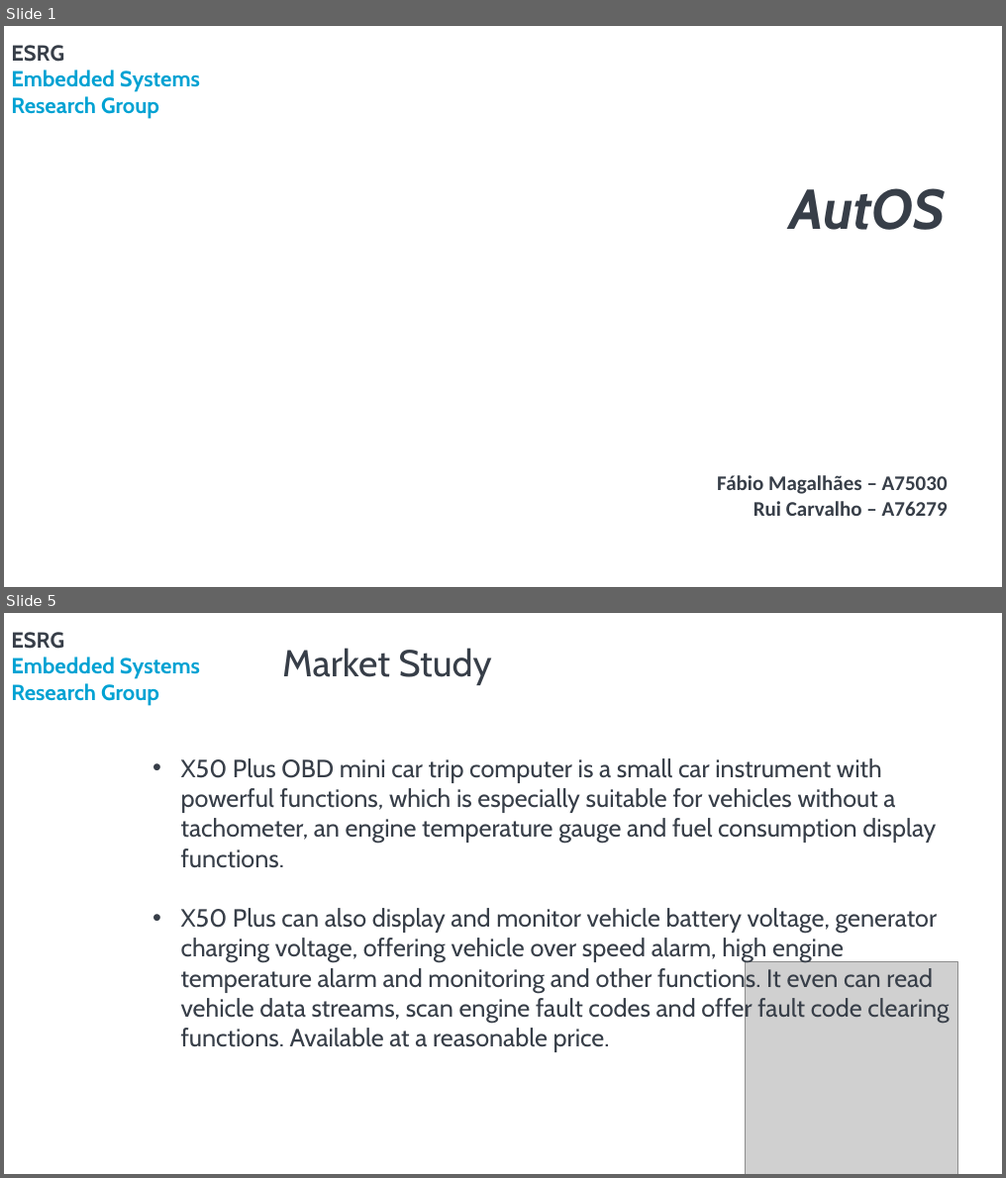
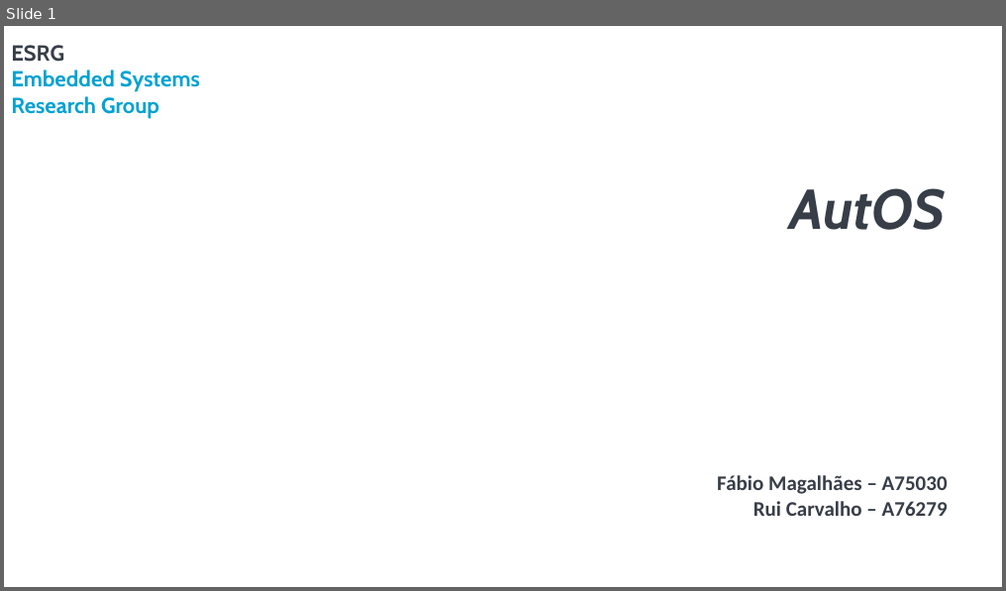
Before and after one commit to rpcarvalho/PSE, a slide deck: Reports/AnalysisApresentation_A75030_FabioMagalhaes_A76279_RuiCarvalho.pptx. Shown one above the other, each under a label of ours: slides 1 and 5 before the commit, slide 1 after it; the slides between them are not shown. The pictures are 1006x1178 and 1006x591 pixels, drawn with LibreOffice and Linux fonts; fonts in the diff are those of the drawing; grey boxes stand for pictures; background and template pictures are left out. Boxes give left, top, right and bottom in pixels: in the first picture for what was removed or moved away, otherwise in the second. Text is boxed around its words. In the diff, an @@ line names an element or a change of style, - is before the commit and + after.

```diff
--- a/Reports/AnalysisApresentation_A75030_FabioMagalhaes_A76279_RuiCarvalho.pptx
+++ b/Reports/AnalysisApresentation_A75030_FabioMagalhaes_A76279_RuiCarvalho.pptx
@@ slide 5 removed at box(4, 613, 1002, 1174), background #FFFFFF; not listed: 2 template elements that a slide beside it also shows @@
@@ title removed at box(282, 648, 492, 685) @@
-Market Study
@@ text removed at box(181, 759, 948, 1053) @@
-• X50 Plus OBD mini car trip computer is a small car instrument with powerful functions, which is especially suitable for vehicles without a tachometer, an engine temperature gauge and fuel consumption display functions.
-• X50 Plus can also display and monitor vehicle battery voltage, generator charging voltage, offering vehicle over speed alarm, high engine temperature alarm and monitoring and other functions. It even can read vehicle data streams, scan engine fault codes and offer fault code clearing functions. Available at a reasonable price.
@@ picture removed at box(746, 961, 957, 1174) @@
```
Also in this commit, not shown: 6 slides changed, 24 slides added, 10 other slides removed, 1 other file.
